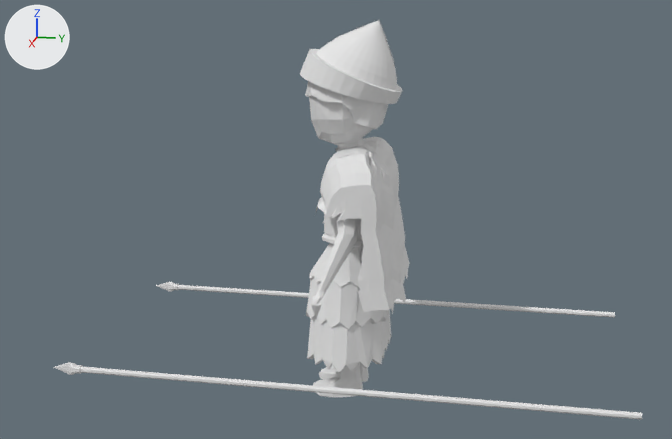
What one commit did to the Blender file Map/Assets/Models/Summerian_warrior/summerian_warrior.blend.
Rendered twice from a camera (50 mm lens) standing at (37.3, 6.8, 16.8) and looking at (0.1, -0.6, 7.5). The lights are fixed; the arrows at upper left show +X, +Y and +Z.

Before the edit, the objects in view are built like this:
```python
me_cube_003 = bpy.data.meshes.new('Cube.003')
me_cube_003.from_pydata(...)  # 1166 vertices, 1035 faces, 2 loose edges; spans x -4.6..5.6, y -11.1..11.5, z 0.0..15.6
me_cube_003.materials.append(mat_material)  # its picture is missing
ob_cube_003 = bpy.data.objects.new('Cube.003', me_cube_003)
ob_cube_003.location = (0.0, 0.0, 0.0)
_m = ob_cube_003.modifiers.new('Mirror', 'MIRROR')
```
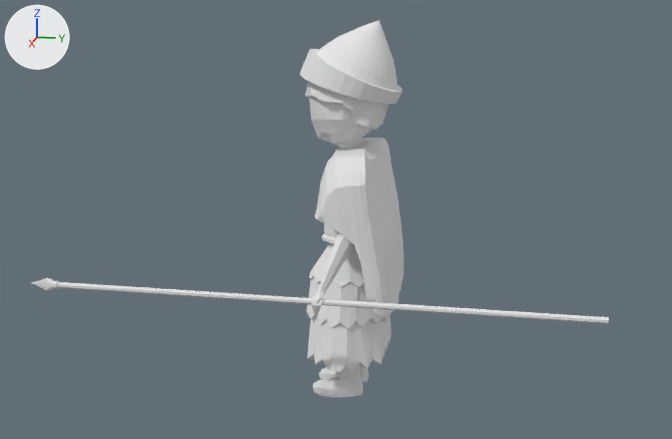
Where the change shows, as pixel boxes (x1, y1, x2, y2) in the pictures (672 x 439 px):
'Cube.003', reshaped, modifiers changed
    before: (54, 20, 642, 420)
    after: (31, 20, 609, 397)
part 1 of me_cube_003, added
    after: (31, 278, 609, 324)
part 2 of me_cube_003, deleted
    before: (54, 282, 642, 420)
part 3 of me_cube_003, built on
    before: (315, 34, 410, 314)
    after: (307, 23, 404, 397)

The edits, one by one:
me_cube_003 is used by ob_cube_003; location (0.0, 0.0, 0.0).
me_cube_003 had 1166 vertices, 1035 faces, 2 loose edges and spanned x -4.6..5.6, y -11.1..11.5, z 0.0..15.6.
me_cube_003 now has 2023 vertices, 1903 faces, 4 loose edges and spans x -4.6..4.6, y -12.4..10.2, z 0.0..15.6.
me_cube_003 part 1: a new loose piece of 128 vertices spanning x 4.2..4.5, y -12.4..10.2, z 5.0..5.5, in mat_material (its picture is missing).
me_cube_003 part 2: the loose piece of 128 vertices spanning x 5.2..5.6, y -11.1..11.5, z 1.9..2.4 is deleted.
me_cube_003 part 3: 44 vertices moved within x -3.4..0.0, y -1.1..0.4, z 7.7..10.4; 263 vertices removed from x -3.3..0.1, y -1.1..2.3, z 3.9..15.0; 1120 vertices added at x -3.5..4.6, y -2.1..2.0, z 0.0..15.4.
Object 'Cube.003' (ob_cube_003) loses its MIRROR modifier named 'Mirror'.
